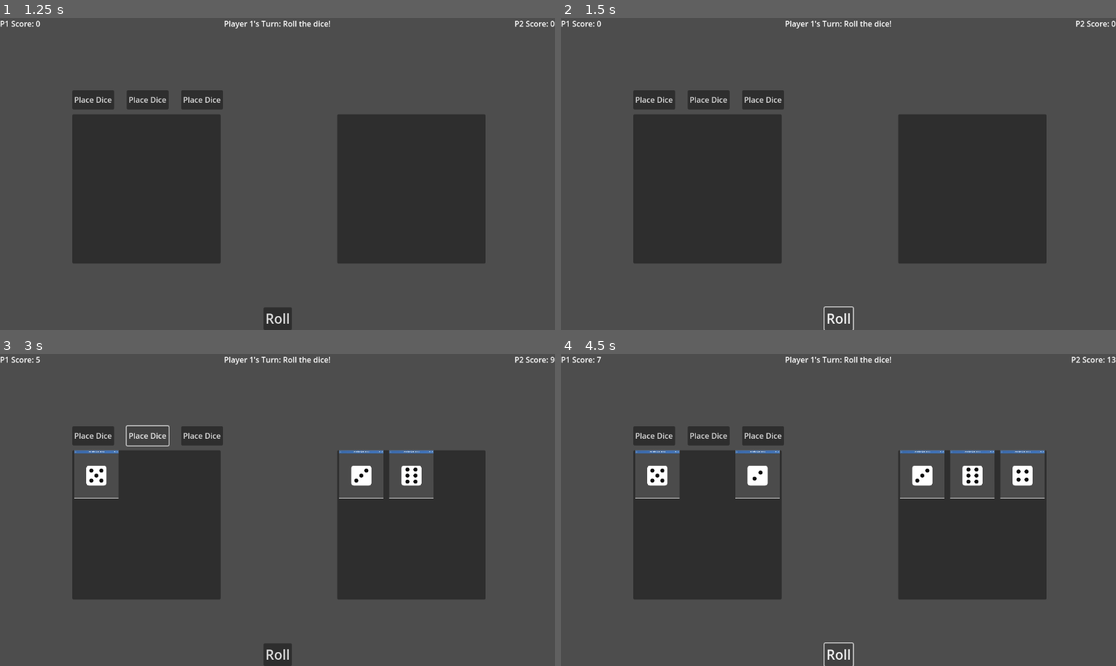
Above: before the commit, frames 1-4 (two rows, left to right).
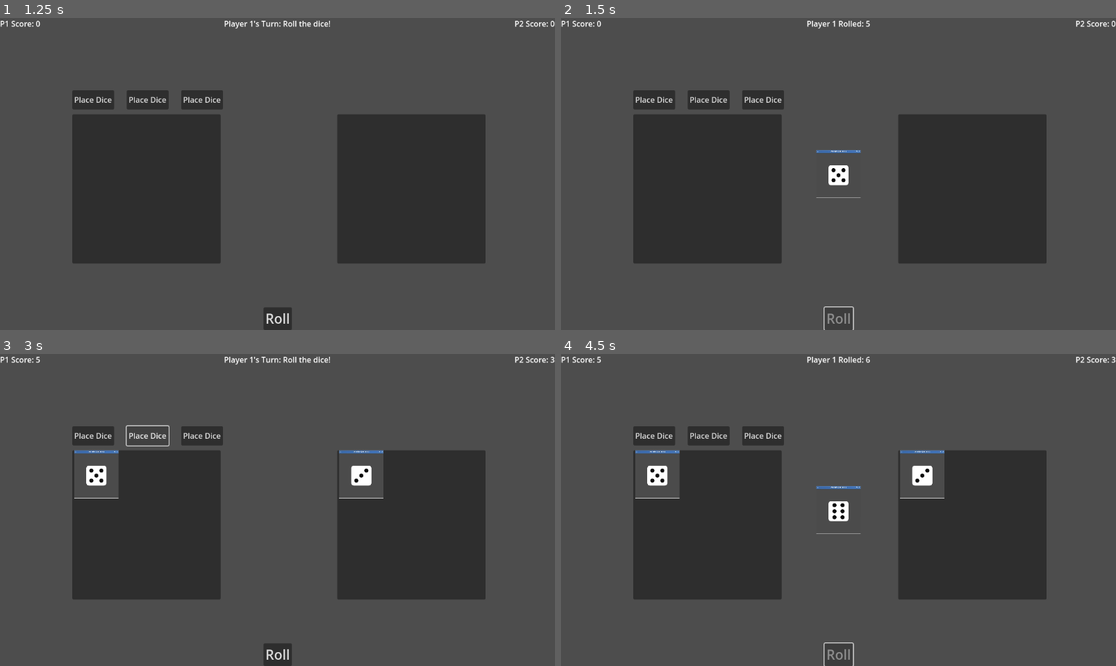
Above: after the commit, the same moments.

Repository: ggary104/High-Rollers
Game: Godot game, scene res://scenes/main_menu.tscn
Two runs of this game, one before a commit and one after it. Both use one fixed random seed, a clock stepped at 60 frames per second and the inputs below.
Inputs:
- Up to frame 1 (1.25 s): click "Player 1" at 0.5 s
- Up to frame 2 (1.5 s): click "Roll" at 1.25 s
- Up to frame 3 (3 s): click "Place Dice" at 2 s; click "Place Dice" at 2.75 s
- Up to frame 4 (4.5 s): click "Place Dice" at 3.5 s; click "Roll" at 4.25 s

Frame 1 is identical in both runs. In frame 2, 0.6% of the frame differs, in the area x 40-60%, y 0-98%; in frame 3, 1.2%; in frame 4, 4.4%, in the area x 6-100%, y 0-98%.

Commit message:
Add the visual for the roll dice and fix its functionality by removing the automatic rolling dice

Diff:
--- a/game/scenes/game.gd
+++ b/game/scenes/game.gd
@@ -18,6 +18,7 @@
 @onready var p1_score_label = $"UI-Elements/Player1Score"
 @onready var p2_score_label = $"UI-Elements/Player2Score"
 @onready var turn_indicator_label = $"UI-Elements/TurnIndicator"
+@onready var rolled_die = $"UI-Elements/RolledDice"
 
 
 func _ready():
@@ -122,6 +123,7 @@
 			button.disabled = false
 		update_ui()
 		update_input_position()
+		$"UI-Elements/RollButton".disabled = false
 
 func check_game_over():
 	var p1_full = true
@@ -181,7 +183,10 @@
 
 	p1_score_label.text = "P1 Score: " + str(p1_score) #Change the latest scores
 	p2_score_label.text = "P2 Score: " + str(p2_score)
-
+	if current_roll > 0:
+		rolled_die.set_die(dice_textures[current_roll - 1])
+	else:
+		rolled_die.set_die(null)
 	if game_over:
 		#Display the winner
 		if p1_score > p2_score:
@@ -227,7 +232,12 @@
 func _on_column_button_pressed(extra_arg_0: int) -> void:
 	if game_over:
 		return
-
-	roll_dice()
 	place_dice(extra_arg_0)
 	pass # Replace with function body.
+
+func _on_roll_button_pressed() -> void:
+	if game_over or not player_one_turn:
+		return
+	roll_dice();
+	update_ui()
+	$"UI-Elements/RollButton".disabled = true
--- a/game/scenes/game.tscn
+++ b/game/scenes/game.tscn
@@ -1,6 +1,7 @@
-[gd_scene load_steps=2 format=3 uid="uid://ri14qd14hhu6"]
+[gd_scene load_steps=3 format=3 uid="uid://ri14qd14hhu6"]
 
 [ext_resource type="Script" uid="uid://bspbkr603mgsb" path="res://scenes/game.gd" id="1_uwrxv"]
+[ext_resource type="PackedScene" uid="uid://dbcls2wx4yer1" path="res://scenes/die_slot.tscn" id="2_yqjtg"]
 
 [node name="Game" type="Node2D"]
 script = ExtResource("1_uwrxv")
@@ -42,6 +43,19 @@
 grow_vertical = 0
 theme_override_font_sizes/font_size = 28
 text = "Roll"
+
+[node name="RolledDice" parent="UI-Elements" instance=ExtResource("2_yqjtg")]
+anchors_preset = 8
+anchor_left = 0.5
+anchor_top = 0.5
+anchor_right = 0.5
+anchor_bottom = 0.5
+offset_left = -50.0
+offset_top = -50.0
+offset_right = 50.0
+offset_bottom = 50.0
+grow_horizontal = 2
+grow_vertical = 2
 
 [node name="Board" type="Node2D" parent="."]
 
